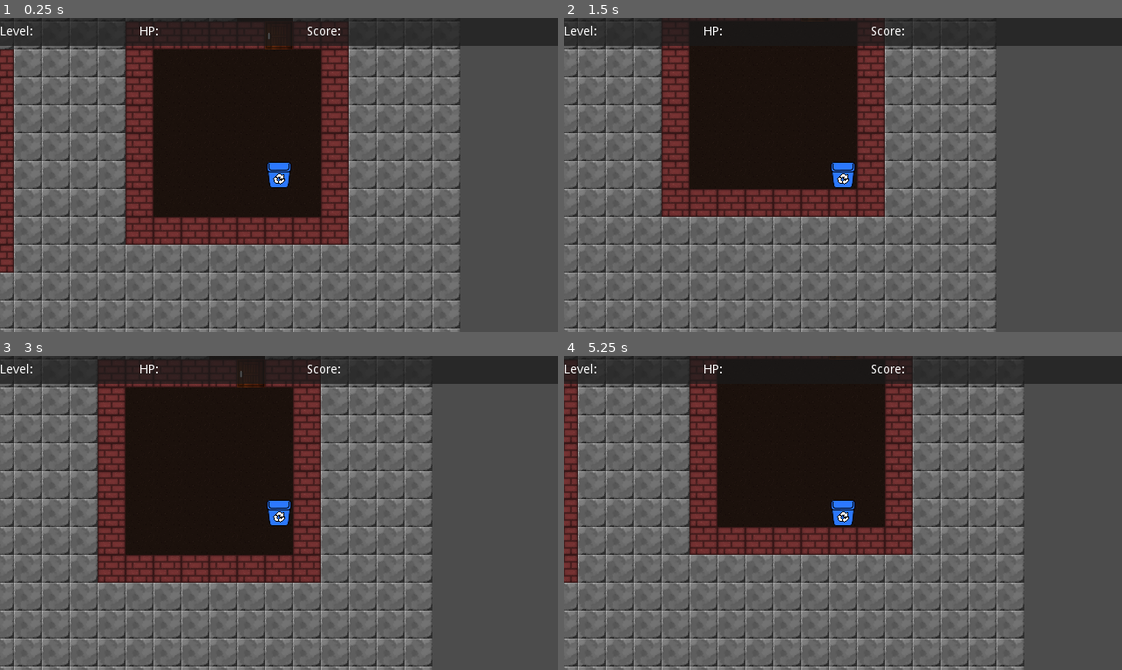
Above: before the commit, frames 1-4 (two rows, left to right).
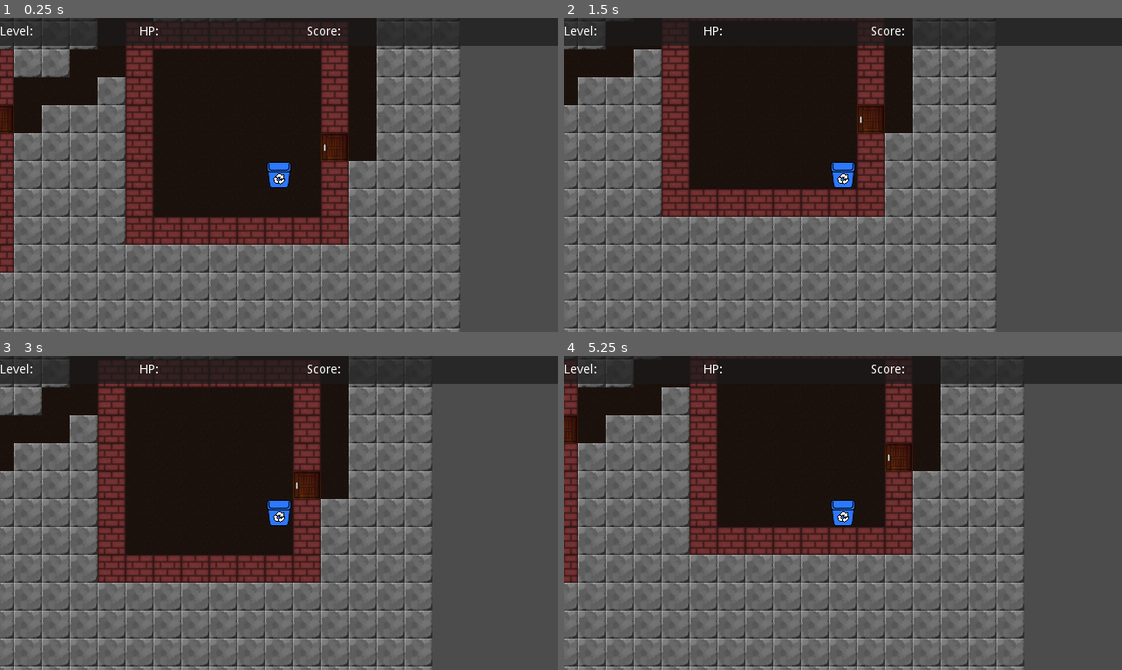
Above: after the commit, the same moments.

Repository: senomas/roguelike
Game: Godot game, scene res://World.tscn
Same seed, same stepped clock (60 frames per second), same inputs: the game is played once before the commit and once after it.
Inputs:
- Up to frame 1 (0.25 s): no input
- Up to frame 2 (1.5 s): tap Enter at 0.5 s; hold Right (ui_right) 0.53-1.28 s; tap Space at 1.25 s; hold Down (ui_down) from 1.28 s (still down)
- Up to frame 3 (3 s): tap Enter at 2 s; release Down (ui_down) at 2.03 s; hold Right (ui_right) 2.03-2.78 s; tap Space at 2.75 s; hold Up (ui_up) from 2.78 s (still down)
- Up to frame 4 (5.25 s): tap Enter at 3.5 s; release Up (ui_up) at 3.53 s; hold Left (ui_left) 3.53-5.03 s; tap Space at 4.25 s; hold Down (ui_down) from 5.03 s (still down)

The runs differ from the first frame. In frame 1, 5.6% of the frame differs, in the area x 0-68%, y 0-46%; in frame 2, 3.9%; in frame 3, 5.0%; in frame 4, 4.5%.

Commit message:
fix door and cut regions

Diff:
--- a/World.gd
+++ b/World.gd
@@ -139,8 +139,8 @@
 	var start_room_id = get_least_connected_point(room_graph)
 	var end_room_id = get_nearest_unconnected_point(room_graph, start_room_id)
 
-	var start_position = pick_random_door_location(rooms[start_room_id])
-	var end_position = pick_random_door_location(rooms[end_room_id])
+	var start_position = pick_random_door_location(rooms[start_room_id], rooms[end_room_id])
+	var end_position = pick_random_door_location(rooms[end_room_id], rooms[start_room_id])
 
 	var closest_start_point = stone_graph.get_closest_point(start_position)
 	var closest_end_point = stone_graph.get_closest_point(end_position)
@@ -199,19 +199,22 @@
 	return tied_for_nearest[randi() % tied_for_nearest.size()]
 
 
-func pick_random_door_location(room: Rect2):
+func pick_random_door_location(room: Rect2, dest: Rect2):
 	var options = []
 
+	var is_left = dest.position.x < room.position.x
+	var is_above = dest.position.y < room.position.y
+
 	for x in range(room.position.x + 1, room.end.x - 2):
-		if map[x - 1][room.position.y] == DungeonTile.Wall && map[x + 1][room.position.y] == DungeonTile.Wall:
+		if is_above && map[x - 1][room.position.y] == DungeonTile.Wall && map[x + 1][room.position.y] == DungeonTile.Wall:
 			options.append(Vector3(x, room.position.y, 0))
-		if map[x - 1][room.end.y - 1] == DungeonTile.Wall && map[x + 1][room.end.y - 1] == DungeonTile.Wall:
+		if !is_above && map[x - 1][room.end.y - 1] == DungeonTile.Wall && map[x + 1][room.end.y - 1] == DungeonTile.Wall:
 			options.append(Vector3(x, room.end.y - 1, 0))
 
 	for y in range(room.position.y + 1, room.end.y - 2):
-		if map[room.position.x][y - 1] == DungeonTile.Wall && map[room.position.x][y + 1] == DungeonTile.Wall:
+		if is_left && map[room.position.x][y - 1] == DungeonTile.Wall && map[room.position.x][y + 1] == DungeonTile.Wall:
 			options.append(Vector3(room.position.x, y, 0))
-		if map[room.end.x - 1][y - 1] == DungeonTile.Wall && map[room.end.x - 1][y + 1] == DungeonTile.Wall:
+		if !is_left && map[room.end.x - 1][y - 1] == DungeonTile.Wall && map[room.end.x - 1][y + 1] == DungeonTile.Wall:
 			options.append(Vector3(room.end.x - 1, y, 0))
 
 	if options.size() == 0:
@@ -278,14 +281,14 @@
 			var leftover_top = region_to_remove.position.y - region.position.y - 1
 			var leftover_bottom = region.end.y - region_to_remove.end.y - 1
 
-			if leftover_left >= MIN_ROOM_DIMENSION:
+			if leftover_left > MIN_ROOM_DIMENSION:
 				addition_queue.append(Rect2(region.position, Vector2(leftover_left, region.size.y)))
-			if leftover_right >= MIN_ROOM_DIMENSION:
+			if leftover_right > MIN_ROOM_DIMENSION:
 				addition_queue.append(Rect2(Vector2(region_to_remove.end.x + 1, region.position.y), Vector2(leftover_right, region.size.y)))
-			if leftover_top >= MIN_ROOM_DIMENSION:
+			if leftover_top > MIN_ROOM_DIMENSION:
 				addition_queue.append(Rect2(region.position, Vector2(region.size.x, leftover_top)))
-			if leftover_bottom >= MIN_ROOM_DIMENSION:
-				addition_queue.append(Rect2(Vector2(region.position.x, region_to_remove.end.y), Vector2(region.size.x, leftover_bottom)))
+			if leftover_bottom > MIN_ROOM_DIMENSION:
+				addition_queue.append(Rect2(Vector2(region.position.x, region_to_remove.end.y + 1), Vector2(region.size.x, leftover_bottom)))
 
 	for region in removal_queue:
 		free_regions.erase(region)
